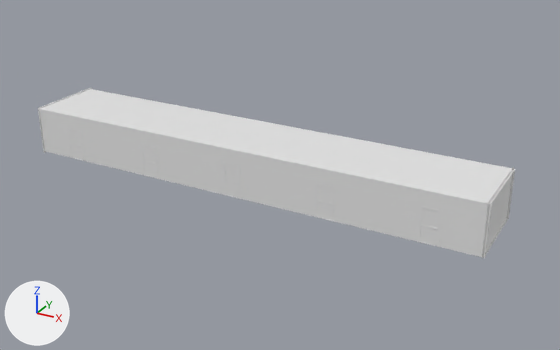
Two versions of the glTF model assets/neon_corridor_2.glb, one commit apart.
Rendered twice from a 50 mm camera at (34.5, -40.0, 18.6) aimed at (13.6, -2.1, -0.4). The axes (+X, +Y, +Z) are drawn at lower left. The lights are the same throughout. The first picture is the older version. Where no turn or scale is listed for an object, it has been applied to the vertices. Vertices at exactly the same position are counted once.

In view in the first picture: 'Ceiling', 'Door.007', 'Door.008', 'Door.009', 'Door_Frame.008', 'End_1', 'End_2', 'Floor', 'Wall.005', 'Wall.006', 'Wall.007', 'Wall.008', 'Wall.009' and 7 more.
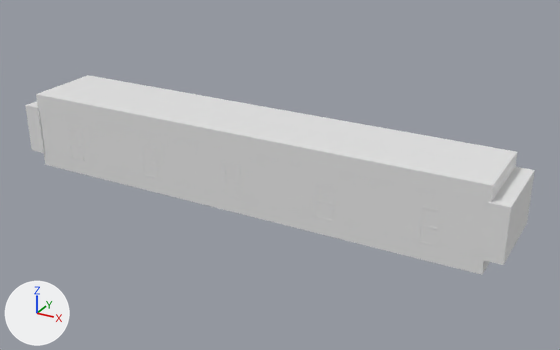
What differs and where, as boxes (x1, y1, x2, y2) in the pictures (560 x 350 px):
```json
{"object": "Ceiling", "change": "reshaped", "before": [40, 89, 515, 204], "after": [36, 75, 517, 204], "on screen": "12% taller"}
{"object": "Floor", "change": "reshaped", "before": [486, 218, 509, 254], "after": [44, 152, 490, 275]}
{"object": "End_1", "change": "reshaped", "before": [482, 167, 514, 258], "after": [482, 167, 535, 265], "on screen": "64% wider, 8% taller"}
{"object": "End_2", "change": "reshaped", "before": [38, 88, 91, 153], "after": [25, 101, 45, 153]}
```

The change, as JSON lines over the scene's bpy script:
```json
{"block": "me_celing_mesh", "where": "# used by ob_ceiling; location = (0.0, 0.0, 0.0)"}
{"op": "remove", "block": "me_celing_mesh", "code": "me_celing_mesh.from_pydata(...)  # 4 vertices, 2 faces; spans x -3.0..27.0, y -5.0..0.0, z 2.0"}
{"op": "add", "block": "me_celing_mesh", "code": "me_celing_mesh.from_pydata(...)  # 8 vertices, 12 faces; spans x -3.0..27.0, y -5.0..0.0, z 2.0..3.0"}
{"block": "me_celing_mesh", "change": "me_celing_mesh part 1"}
{"block": "me_celing_mesh", "change": "2 faces are deleted"}
{"block": "me_celing_mesh", "change": "4 vertices are added at (-3.0, 0.0, 3.0), (-3.0, -5.0, 3.0), (27.0, -5.0, 3.0), (27.0, 0.0, 3.0)"}
{"block": "me_celing_mesh", "change": "12 new faces join them"}
{"block": "me_end_1_mesh", "where": "# used by ob_end_1; location = (0.0, 0.0, 0.0)"}
{"op": "remove", "block": "me_end_1_mesh", "code": "me_end_1_mesh.from_pydata(...)  # 4 vertices, 2 faces; spans x 26.9, y -5.1..0.1, z -1.1..2.1"}
{"op": "add", "block": "me_end_1_mesh", "code": "me_end_1_mesh.from_pydata(...)  # 8 vertices, 12 faces; spans x 26.9..28.0, y -5.1..0.1, z -1.1..2.1"}
{"block": "me_end_1_mesh", "change": "me_end_1_mesh part 2"}
{"block": "me_end_1_mesh", "change": "2 faces are deleted"}
{"block": "me_end_1_mesh", "change": "4 vertices are added at (28.0, 0.1, 2.1), (28.0, -5.1, 2.1), (28.0, -5.1, -1.1), (28.0, 0.1, -1.1)"}
{"block": "me_end_1_mesh", "change": "12 new faces join them"}
{"block": "me_end_2_mesh", "where": "# used by ob_end_2; location = (0.0, 0.0, 0.0)"}
{"op": "remove", "block": "me_end_2_mesh", "code": "me_end_2_mesh.from_pydata(...)  # 4 vertices, 2 faces; spans x -2.9, y -5.1..0.1, z -1.1..2.1"}
{"op": "add", "block": "me_end_2_mesh", "code": "me_end_2_mesh.from_pydata(...)  # 8 vertices, 12 faces; spans x -4.0..-2.9, y -5.1..0.1, z -1.1..2.1"}
{"block": "me_end_2_mesh", "change": "me_end_2_mesh part 3"}
{"block": "me_end_2_mesh", "change": "2 faces are deleted"}
{"block": "me_end_2_mesh", "change": "4 vertices are added at (-4.0, 0.1, 2.1), (-4.0, -5.1, 2.1), (-4.0, -5.1, -1.1), (-4.0, 0.1, -1.1)"}
{"block": "me_end_2_mesh", "change": "12 new faces join them"}
{"block": "me_floor_mesh", "where": "# used by ob_floor; location = (0.0, 0.0, 0.0)"}
{"op": "remove", "block": "me_floor_mesh", "code": "me_floor_mesh.from_pydata(...)  # 4 vertices, 2 faces; spans x -3.0..27.0, y -5.0..0.0, z -1.0"}
{"op": "add", "block": "me_floor_mesh", "code": "me_floor_mesh.from_pydata(...)  # 8 vertices, 12 faces; spans x -3.0..27.0, y -5.0..0.0, z -2.0..-1.0"}
{"block": "me_floor_mesh", "change": "me_floor_mesh part 4"}
{"block": "me_floor_mesh", "change": "2 faces are deleted"}
{"block": "me_floor_mesh", "change": "4 vertices are added at (-3.0, 0.0, -2.0), (-3.0, -5.0, -2.0), (27.0, -5.0, -2.0), (27.0, 0.0, -2.0)"}
{"block": "me_floor_mesh", "change": "12 new faces join them"}
```
